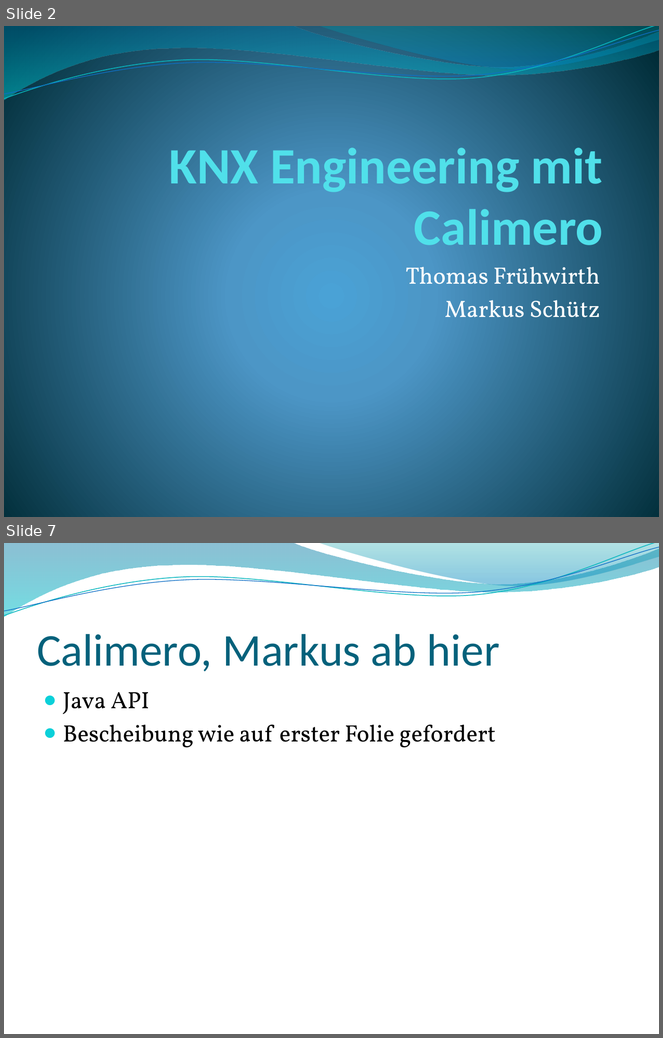
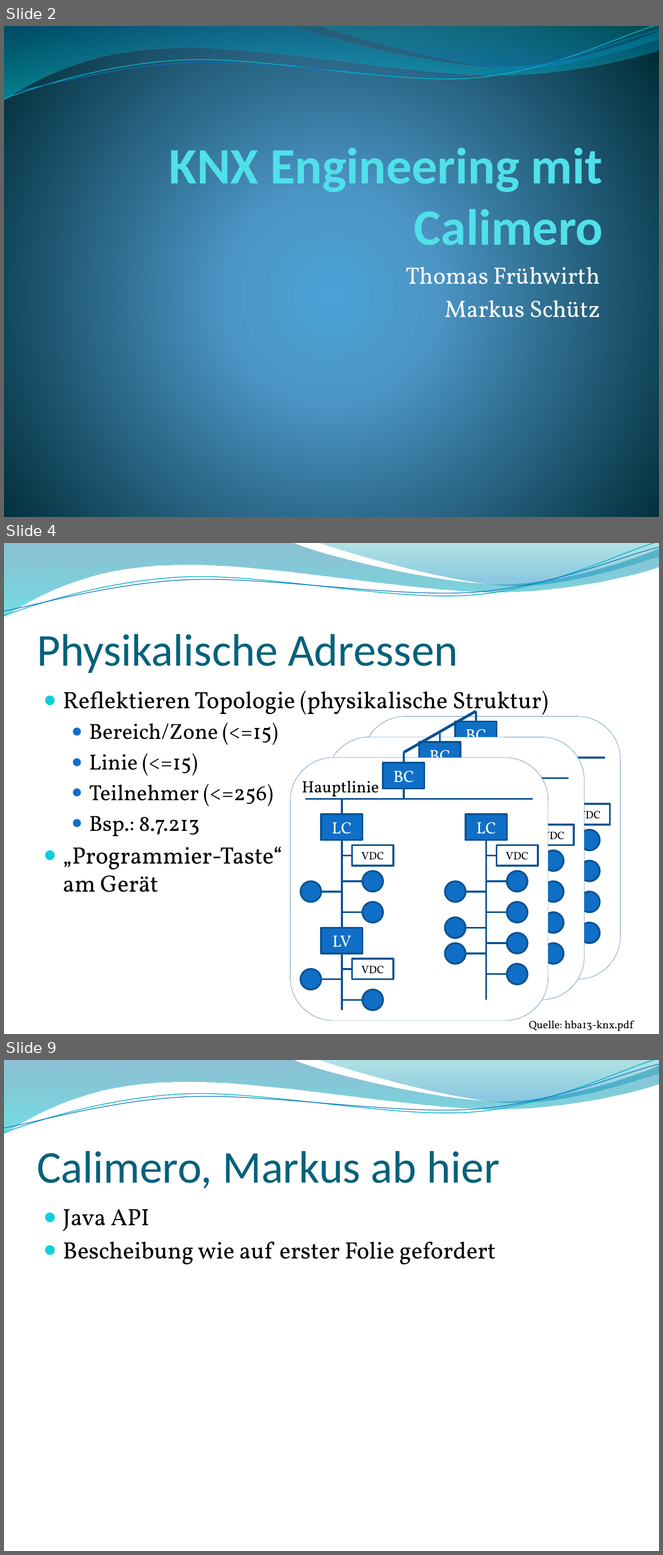
Before and after one commit to thomasfruehwirth/HBA, a slide deck: Praesentation/HBA_KNX_Frueh.pptx. Shown one above the other, each under a label of ours: slides 2 and 7 before the commit, slides 2, 4 and 9 after it; the slides between them are not shown. The pictures are 663x1038 and 663x1555 pixels, drawn with LibreOffice and Linux fonts; fonts in the diff are those of the drawing; background and template pictures are left out. Boxes give left, top, right and bottom in pixels: in the first picture for what was removed or moved away, otherwise in the second. Text is boxed around its words. In the diff, an @@ line names an element or a change of style, - is before the commit and + after.

```diff
--- a/Praesentation/HBA_KNX_Frueh.pptx
+++ b/Praesentation/HBA_KNX_Frueh.pptx
@@ slide 4 added at <box>4,543,659,1034</box>, background picture (left out); not listed: 4 template elements that a slide beside it also shows @@
@@ title added at <box>37,634,458,673</box>, 50 pt, text #04617B @@
+Physikalische Adressen
@@ text added at <box>63,691,549,892</box>, 26 pt, text #000000 @@
+● Reflektieren Topologie (physikalische Struktur)
+  ● Bereich/Zone (<=15)
+  ● Linie (<=15)
+  ● Teilnehmer (<=256)
+  ● Bsp.: 8.7.213
+● „Programmier-Taste“
+  am Gerät
@@ line added from (404, 753) to (476, 711), #095295 3 pt @@
@@ group added at <box>362,711,621,980</box>: 4 ellipses, 2 lines, 2 rectangles, 1 rounded rectangle, 1 text @@
+Hauptlinie
+VDC
+BC
@@ group added at <box>326,732,584,1000</box>: 4 ellipses, 2 lines, 2 rectangles, 1 rounded rectangle, 1 text @@
+Hauptlinie
+VDC
+BC
@@ group added at <box>291,753,548,1021</box>: 22 lines, 12 ellipses, 7 rectangles, 1 rounded rectangle, 1 text @@
+Hauptlinie
+LC
+LC
+LV
+VDC
+VDC
+VDC
+BC
@@ text added at <box>529,1021,633,1031</box>, 12 pt, text #000000 @@
+Quelle: hba13-knx.pdf
@@ what was slide 7 is now slide 9 @@
```
Also in this commit, not shown: 2 slides changed, 3 other slides added, 2 slides removed, 2 other files.
